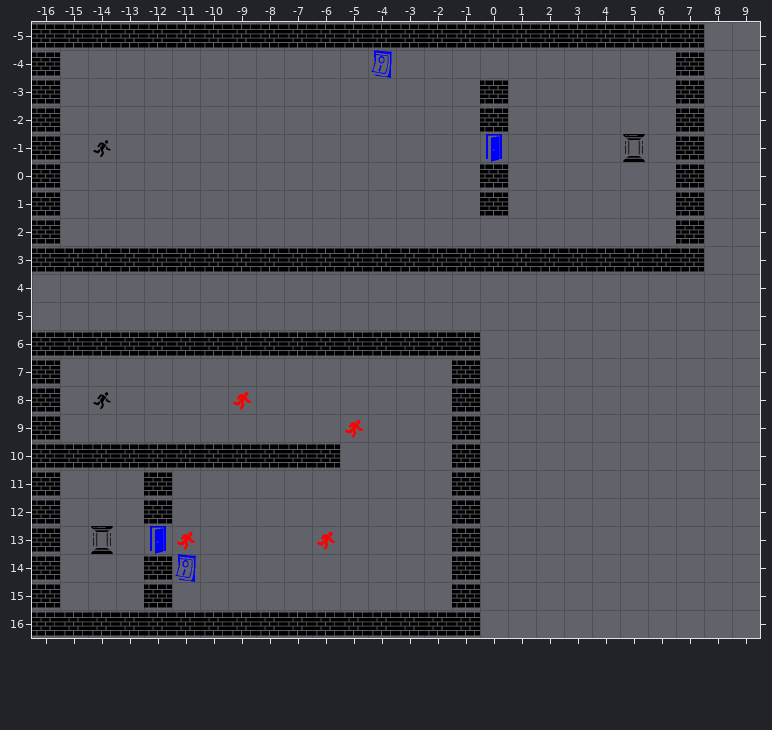
A Tiled map gets an edit: LevelDesign/level2.tmx. The first picture shows the starting point.
Cells are 64x64 px. Shown: x -16..9, y -5..16. The old version is drawn lined up with the new one.
After:
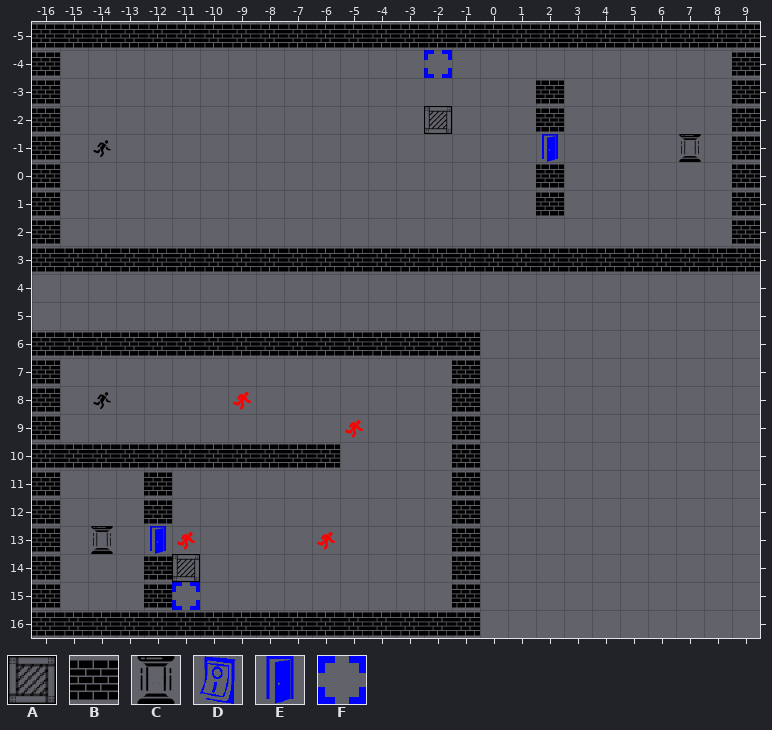
Key: from "sprites": A 1 "crate", B 7 "wall_horizontal", C 9 "teleporter", D 10 "button_blue", E 16 "door_open_blue", F 22 "pressure_plate_blue".
_ is an empty cell, . an unchanged one.
See-through tiles are keyed as they look on the map.
From old to new:
everything moved by +0,-8 cells (the old picture is shown already moved)
--- layer "Tile Layer 1"
@@ x -4..9 @@
--5 ............__
--4 D._........B._
--3 ....B._....B._
--2 .._.B._....B._
--1 ....E._..C.B._
- 0 ....B._....B._
- 1 ....B._....B._
- 2 ...........B._
- 3 ............__
+-5 ............BB
+-4 _.F........_.B
+-3 ...._.B...._.B
+-2 ..A._.B...._.B
+-1 ...._.E.._.C.B
+ 0 ...._.B...._.B
+ 1 ...._.B...._.B
+ 2 ..........._.B
+ 3 ............BB
@@ x -11..-11 @@
-14 D
-15 _
+14 A
+15 F
Pixel boxes of the changes (left, top, right, bottom) in both pictures:
changed: (676, 24, 760, 272)
removed: (371, 50, 393, 78)
added: (424, 50, 452, 78)
removed: (480, 80, 508, 216)
added: (536, 80, 564, 216)
added: (424, 106, 452, 134)
removed: (623, 134, 645, 162)
changed: (172, 554, 200, 610)
